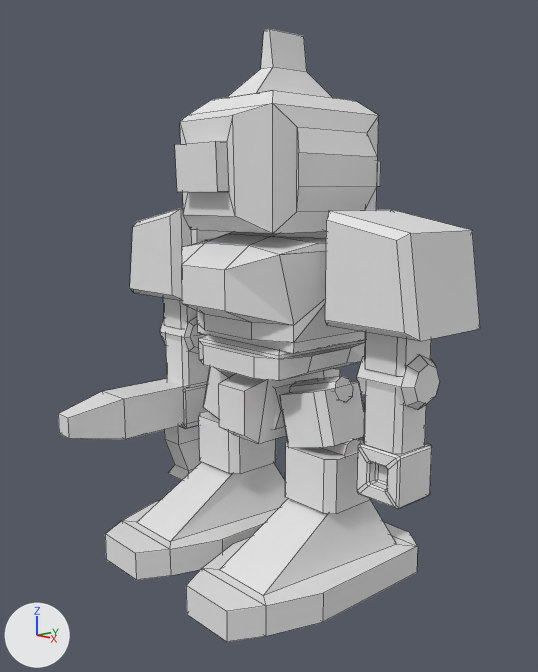
Two versions of the Blender file Res/BeamRifle.blend, one commit apart.
One viewpoint serves both versions: a camera (50 mm lens) standing at (7.59, -7.17, 5.19) and looking at (-0.04, -0.22, 3.28). Every picture has the same lights, and +X, +Y and +Z are marked at lower left. Mesh edges are drawn as thin lines.

Before the edit, the objects in view are built like this:
```python
mat_material = principled_material('Material')
mat_material.base_color = (0.8, 0.8, 0.8)  # white #e7e7e7
mat_material.roughness = 0.4
me_cube = bpy.data.meshes.new('Cube')
me_cube.from_pydata(...)  # 28 vertices, 26 faces; spans x -0.31..0.31, y -1.81..1.3, z -0.82..0.81
me_cube.materials.append(mat_material)  # white #e7e7e7
me_robot = bpy.data.meshes.new('Robot')
me_robot.from_pydata(...)  # 688 vertices, 581 faces, 2 loose edges; spans x -2.85..2.85, y -2.17..1.79, z -3.74..3.52
ob_cube = bpy.data.objects.new('Cube', me_cube)
ob_cube.location = (-2.13, -0.54, 1.43)
ob_robot = bpy.data.objects.new('Robot', me_robot)
ob_robot.location = (0.0, 0.0, 3.81)
```
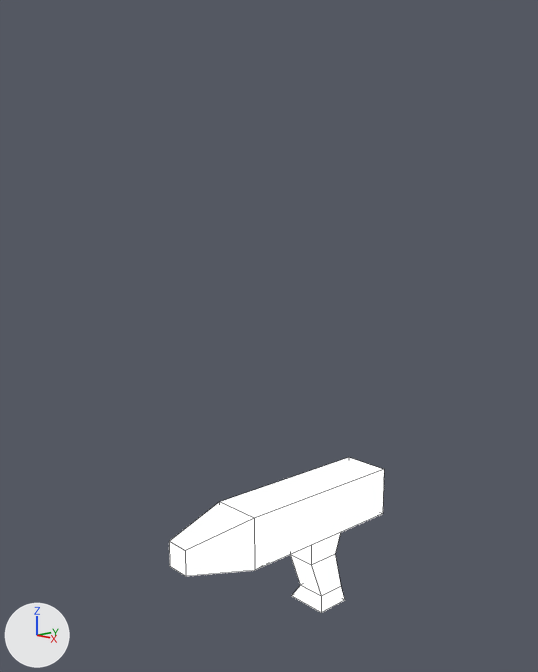
Location of each change, (x1, y1, x2, y2) in pixels of the pictures (538 x 672 px):
'Robot', hidden
    before: (105, 29, 480, 642)
'Cube', recoloured, moved, rescaled
    before: (58, 379, 207, 480)
    after: (169, 457, 384, 613)

The change, as a list of edits to the scene's bpy script:
```text
Change mat_material:
    where n0 = _N.new('ShaderNodeOutputMaterial'); n0.name = 'Material Output'
    remove n1 = _N.new('ShaderNodeBsdfPrincipled'); n1.name = 'Principled BSDF'
    remove n1.distribution = 'GGX'
    remove n1.subsurface_method = 'BURLEY'
    remove n1.inputs[2].default_value = 0.4  # 'Roughness'
    remove _L.new(n1.outputs[0], n0.inputs[0])  # 'BSDF' to 'Surface'
    add n2 = _N.new('ShaderNodeBackground'); n2.name = 'Background'
    add n2.inputs[0].default_value = (1.0, 1.0, 1.0, 1.0)  # 'Color', white #ffffff
    add _L.new(n2.outputs[0], n0.inputs[0])  # 'Background' to 'Surface'
Change ob_cube:
    ob_cube.location: (-2.13, -0.54, 1.43) -> (0.0, 0.32, -0.11)
    ob_cube.scale: (1.0, 1.0, 1.0) -> (1.22, 1.22, 1.22)
Change ob_robot:
    add ob_robot.hide_render = True
```
